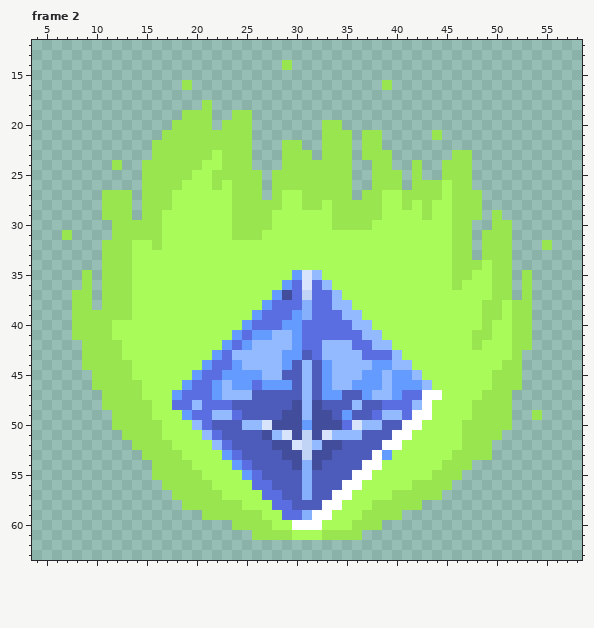
File history of a pixel-art file, Source/Resources/Assets/maps/enemy_tileset.aseprite. Above is the file before it was changed.
64x64 pixels, 9 frames. Shown: frame 2: x 4..58, y 12..63. The commit also changed other frames, which this record leaves out.
New version:
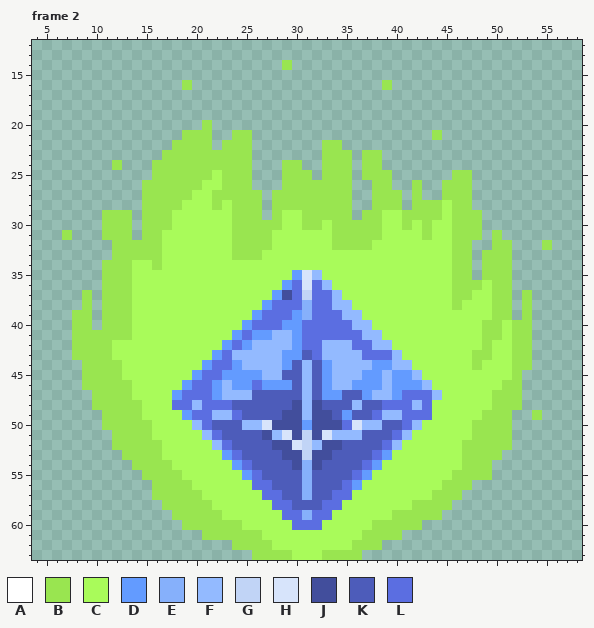
Palette (. is transparent): A #ffffff  B #99e550  C #a9fb5a  D #639bff  E #86b0fb  F #93baff  G #c1d4f6  H #d7e4fb  J #424e9c  K #4d5cba  L #5b6ee1
Edits made:
Changed rows in their new state; - is an unchanged pixel.
Frame 2, layers "Layer 3", "Layer 2":
first column x 8:
18 -------------.--------------------------------
19 -----------...--..----------------------------
20 ----------...--...-------..-------------------
21 ---------..---..---------...-..---------------
22 --------..----.------..----.-..---------------
23 --------.-----B------...-------.------..------
24 -------.-----BB--------..----B-.--.--...------
25 -------.----BBC---.-.---.----B--.-.--.--------
26 -----------BB-CB--.-.-----------.--..B--------
27 ---...----BB--BB-----BB------.-BB.-..B--.-----
28 ---...----B---B----.-BB--B--..-BB.B-B---.-----
29 ---------B---------.B--BBB--.----BB-B-----.---
30 ---B--.--B----------B--BB-----B--B-B----B-..--
31 ---B--.------------B------BBBBB----B----B.-.--
32 ---.--BB--------BBBB------BBBB-----------.----
33 ---.--BBB-------BBB---------------------------
34 --------B-------------------------------.B----
35 -.--------------------------------------.B---.
36 -.-------------------------------------BB----.
37 .-------------------------------------BB------
38 .-------------------------------------B--C-B.-
39 --.--------------------------------------C-B.-
40 --.-BB------------------------------------B---
41 ----BB----------------------------------C-B---
42 B---C-----------------------------------CB----
43 B---C-----------------------------------BB---B
44 -----C----------------------------------B--C-B
45 -B---C------------------------------------CC--
46 -B----C-----------------------------------C---
47 --B---C----------------------------LF----C--B-
48 --B----C---------------------------L----CC--B-
49 ---B---C--------------------------LL----C-----
50 ---B----C------------------------LF----C------
51 ----B---C-----------------------LF-----C---B--
52 ----BB---C---------------------LF---------BB--
53 -----BB--CC-------------------L-------C---B---
54 ------BB--CC-----------------LD------CC-BB----
55 -------B---CC---------------LD------CC-BBB----
56 --------B---CC-------------LD-----CCC-BB------
57 --------BB---CC-----------LL----CCCC-BB-------
58 ---------BB---CCC--------LL---CCCC-BBB--------
59 ----------BBB--CCCC-----LL---CCC-BBBB---------
60 -----------BBBBB-CCC--LLL---CC-BBBB-----------
61 -------------BBBBB-CCC---CCCCBBBB-------------
62 ----------------BBBBCCCCCCCCBBB---------------
63 ------------------BBBBCCCBBBB-----------------
